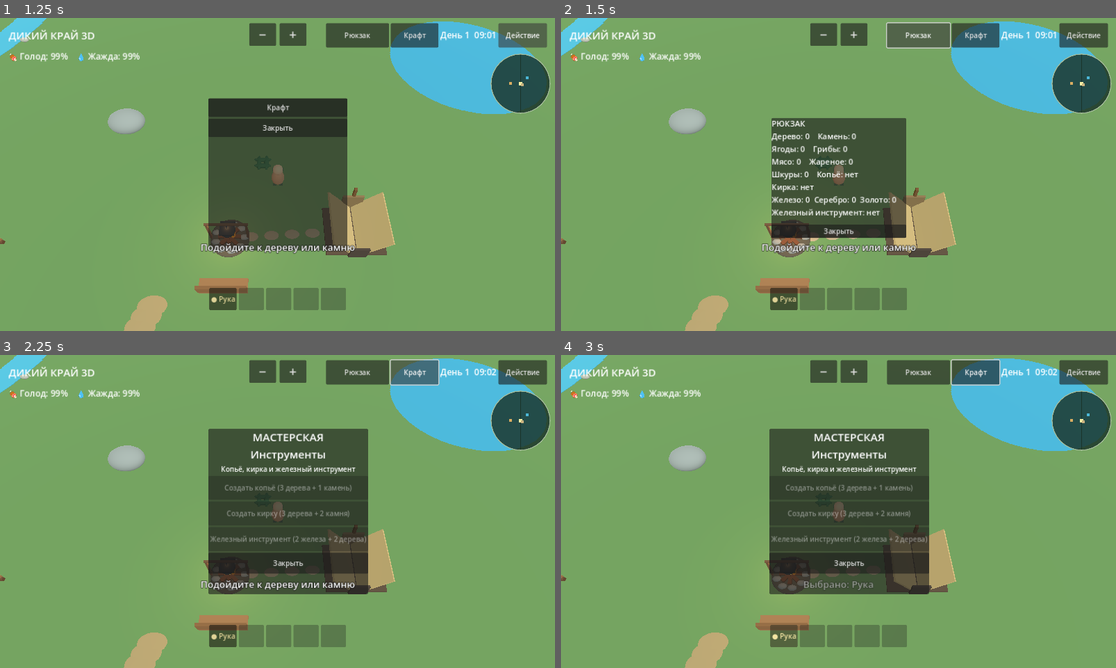
Above: before the commit, frames 1-4 (two rows, left to right).
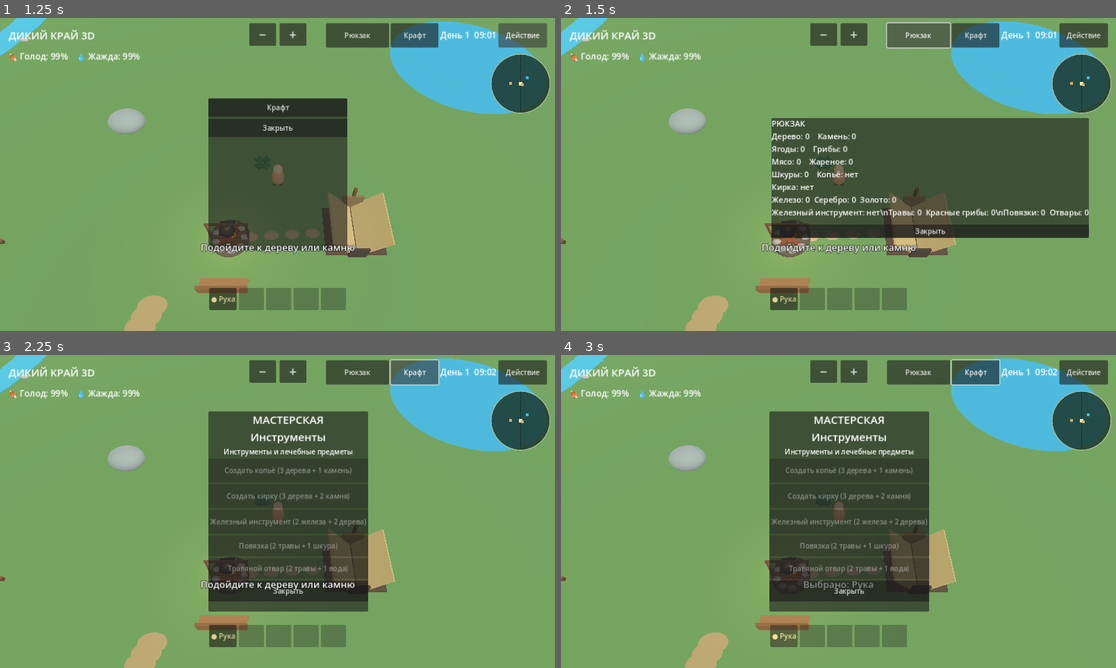
Above: after the commit, the same moments.

Repository: hjz2tz7cgv-ctrl/DikiyKrayGodot
Game: Godot game, scene res://scenes/main.tscn
Two runs of this game, one before a commit and one after it. Both use one fixed random seed, a clock stepped at 60 frames per second and the inputs below.
Inputs:
- Up to frame 1 (1.25 s): click "Действие" at 0.5 s
- Up to frame 2 (1.5 s): click "Рюкзак" at 1.25 s
- Up to frame 3 (2.25 s): click "Крафт" at 2 s
- Up to frame 4 (3 s): click "● Рука" at 2.75 s

Frame 1 is identical in both runs. In frame 2, 13% of the frame differs, in the area x 47-96%, y 32-71%; in frame 3, 6.5%; in frame 4, 6.7%.

Commit message:
Add files via upload

Diff:
--- a/scripts/main.gd
+++ b/scripts/main.gd
@@ -21,6 +21,9 @@
 const FIRE_POS := Vector2(-3.0, 4.0)
 const BENCH_POS := Vector2(-3.0, 7.1)
 const CABIN_POS := Vector2(-9.0, 31.0)
+const LOGGER_POS := Vector2(42.0, 28.0)
+var logger_searched := false
+var poison_time := 0.0
 var cabin_searched := false
 var cabin_note_found := false
 var campfire_node: Node3D
@@ -38,7 +41,7 @@
 var drops: Array[Dictionary] = []
 var animals: Array[Dictionary] = []
 var scenery: Array[Node3D] = []
-var inventory := {"wood": 0, "stone": 0, "berry": 0, "meat": 0, "hide": 0, "mushroom": 0, "cooked_meat": 0, "iron": 0, "silver": 0, "gold": 0}
+var inventory := {"wood": 0, "stone": 0, "berry": 0, "meat": 0, "hide": 0, "mushroom": 0, "cooked_meat": 0, "iron": 0, "silver": 0, "gold": 0, "herb": 0, "poison_mushroom": 0, "bandage": 0, "herbal_tea": 0}
 var hunger := 100.0
 var thirst := 100.0
 var survival_label: Label
@@ -47,6 +50,8 @@
 var has_pickaxe := false
 var has_iron_tool := false
 var iron_recipe_button: Button
+var bandage_recipe_button: Button
+var tea_recipe_button: Button
 var minimap: Control
 var minimap_dots: Array[Control] = []
 var stream_points: Array[Vector2] = []
@@ -137,6 +142,7 @@
     _create_scenery()
     _create_forest_paths()
     _create_abandoned_cabin()
+    _create_logger_camp()
     _create_animals()
     _create_ui()
     _update_lighting()
@@ -463,7 +469,7 @@
     return pos.distance_to(LAKE_CENTER) < LAKE_RADIUS + margin
 
 func _can_place(pos: Vector2, radius: float) -> bool:
-    if _is_lake(pos, radius + 0.3) or _is_stream(pos, radius + 0.3) or pos.distance_to(CABIN_POS) < radius + 7.0:
+    if _is_lake(pos, radius + 0.3) or _is_stream(pos, radius + 0.3) or pos.distance_to(CABIN_POS) < radius + 7.0 or pos.distance_to(LOGGER_POS) < radius + 9.0:
         return false
     if pos.length() < 3.3 or pos.distance_to(TENT_POS) < radius + 3.5 or pos.distance_to(FIRE_POS) < radius + 3.2 or pos.distance_to(BENCH_POS) < radius + 2.4:
         return false
@@ -541,6 +547,25 @@
         _mesh_sphere(mushroom, 0.27, Vector3(0, 0.37, 0), Color("b76b3e"), Vector3(1.0, 0.48, 1.0))
         resources.append({"kind": "mushroom", "pos": pos, "node": mushroom, "duration": 1.2, "alive": true})
 
+    # Лечебные травы и опасные красные грибы.
+    for i in range(54):
+        var pos := _random_land_pos()
+        if not _can_place(pos, 0.45):
+            continue
+        var node := Node3D.new()
+        node.position = Vector3(pos.x, 0, pos.y)
+        add_child(node)
+        var kind := "herb" if i < 35 else "poison_mushroom"
+        if kind == "herb":
+            for j in range(3):
+                _mesh_box(node, Vector3(0.06, 0.52, 0.06), Vector3(float(j - 1) * 0.16, 0.26, 0), Color("448e44"))
+                _mesh_sphere(node, 0.16, Vector3(float(j - 1) * 0.16, 0.52, 0), Color("72b75d"))
+        else:
+            _mesh_box(node, Vector3(0.13, 0.33, 0.13), Vector3(0, 0.16, 0), Color("e7d9b8"))
+            _mesh_sphere(node, 0.29, Vector3(0, 0.38, 0), Color("dc3d36"), Vector3(1.0, 0.5, 1.0))
+        resources.append({"kind": kind, "pos": pos, "node": node, "duration": 1.3, "alive": true})
+
+
 func _create_scenery() -> void:
     # Небольшие декоративные поляны и цветы, не блокирующие движение.
     for i in range(95):
@@ -623,6 +648,25 @@
         var offset: Vector2 = wall_data[0]
         var radius: float = wall_data[1]
         obstacles.append({"pos": CABIN_POS + offset, "radius": radius, "node": cabin})
+
+func _create_logger_camp() -> void:
+    # Лагерь лесорубов: только на суше, без пересечения воды.
+    if _is_lake(LOGGER_POS, 9.0) or _is_stream(LOGGER_POS, 9.0):
+        push_warning("Стоянка лесорубов слишком близко к воде")
+        return
+    var camp := Node3D.new()
+    camp.name = "LoggerCamp"
+    camp.position = Vector3(LOGGER_POS.x, 0, LOGGER_POS.y)
+    add_child(camp)
+    # Деревянный навес, опоры и ящики с припасами.
+    for x in [-2.4, 2.4]:
+        for z in [-1.8, 1.8]:
+            _mesh_box(camp, Vector3(0.32, 2.5, 0.32), Vector3(x, 1.25, z), Color("745337"))
+    _mesh_box(camp, Vector3(5.6, 0.22, 4.5), Vector3(0, 2.55, 0), Color("67533d"))
+    _mesh_box(camp, Vector3(1.2, 0.9, 1.1), Vector3(-1.2, 0.45, 0.0), Color("94714c"))
+    _mesh_box(camp, Vector3(1.0, 0.75, 0.95), Vector3(1.25, 0.38, 0.65), Color("886441"))
+    _mesh_box(camp, Vector3(0.7, 0.08, 0.55), Vector3(1.25, 0.82, 0.65), Color("b7a17a"))
+
 
 func _create_animals() -> void:
     # Зайцы, олени и кабаны мирно бродят по миру.
@@ -859,8 +903,8 @@
     craft_panel.set_anchors_preset(Control.PRESET_CENTER)
     craft_panel.offset_left = -160
     craft_panel.offset_right = 160
-    craft_panel.offset_top = -190
-    craft_panel.offset_bottom = 190
+    craft_panel.offset_top = -230
+    craft_panel.offset_bottom = 230
     craft_panel.visible = false
     var craft_col := VBoxContainer.new()
     craft_panel.add_child(craft_col)
@@ -870,7 +914,7 @@
     craft_title.add_theme_font_size_override("font_size", 25)
     craft_col.add_child(craft_title)
     var craft_description := Label.new()
-    craft_description.text = "Копьё, кирка и железный инструмент"
+    craft_description.text = "Инструменты и лечебные предметы"
     craft_description.horizontal_alignment = HORIZONTAL_ALIGNMENT_CENTER
     craft_col.add_child(craft_description)
     craft_recipe_button = Button.new()
@@ -885,6 +929,14 @@
     iron_recipe_button.custom_minimum_size.y = 55
     iron_recipe_button.pressed.connect(_craft_iron_tool)
     craft_col.add_child(iron_recipe_button)
+    bandage_recipe_button = Button.new()
+    bandage_recipe_button.custom_minimum_size.y = 48
+    bandage_recipe_button.pressed.connect(_craft_bandage)
+    craft_col.add_child(bandage_recipe_button)
+    tea_recipe_button = Button.new()
+    tea_recipe_button.custom_minimum_size.y = 48
+    tea_recipe_button.pressed.connect(_craft_tea)
+    craft_col.add_child(tea_recipe_button)
     var craft_close := Button.new()
     craft_close.text = "Закрыть"
     craft_close.custom_minimum_size.y = 48
@@ -964,6 +1016,26 @@
         var point: Vector2 = positions[i]
         minimap_dots[i].position = Vector2(69, 69) + point * 0.91 - minimap_dots[i].size * 0.5
 
+func _craft_bandage() -> void:
+    if inventory["herb"] >= 2 and inventory["hide"] >= 1:
+        inventory["herb"] -= 2
+        inventory["hide"] -= 1
+        inventory["bandage"] += 1
+        status_message = "Повязка готова! Используй через Действия"
+    else:
+        status_message = "Нужны 2 травы и 1 шкура"
+    _update_ui()
+
+func _craft_tea() -> void:
+    if inventory["herb"] >= 2 and water_portions >= 1:
+        inventory["herb"] -= 2
+        water_portions -= 1
+        inventory["herbal_tea"] += 1
+        status_message = "Травяной отвар готов! Используй через Действия"
+    else:
+        status_message = "Нужны 2 травы и 1 вода"
+    _update_ui()
+
 func _craft_iron_tool() -> void:
     if has_iron_tool:
         status_message = "Железный инструмент уже изготовлен"
@@ -1113,6 +1185,7 @@
         time_label.text = "День %d  %02d:%02d" % [day_count, hour, minute]
     bag_label.text = "РЮКЗАК\nДерево: %d    Камень: %d\nЯгоды: %d    Грибы: %d\nМясо: %d    Жареное: %d\nШкуры: %d    К …(235 unchanged characters)…
     bag_label.text += "\nЖелезо: %d  Серебро: %d  Золото: %d\nЖелезный инструмент: %s" % [inventory["iron"], inventory["silver"], inventory["gold"], "есть" if has_iron_tool else "нет"]
+    bag_label.text += "\\nТравы: %d  Красные грибы: %d\\nПовязки: %d  Отвары: %d" % [inventory["herb"], inventory["poison_mushroom"], inventory["bandage"], inventory["herbal_tea"]]
     if cabin_note_found:
         bag_label.text += "\nЗаписка из хижины: «03:17. Кто-то стоял у палатки...»"
     if quickbar != null:
@@ -1124,6 +1197,12 @@
     if iron_recipe_button != null:
         iron_recipe_button.text = "Железный инструмент готов" if has_iron_tool else "Железный инструмент (2 железа + 2 дерева)"
         iron_recipe_button.disabled = has_iron_tool or inventory["iron"] < 2 or inventory["wood"] < 2
+    if bandage_recipe_button != null:
+        bandage_recipe_button.text = "Повязка (2 травы + 1 шкура)"
+        bandage_recipe_button.disabled = inventory["herb"] < 2 or inventory["hide"] < 1
+    if tea_recipe_button != null:
+        tea_recipe_button.text = "Травяной отвар (2 травы + 1 вода)"
+        tea_recipe_button.disabled = inventory["herb"] < 2 or water_portions < 1
     if pickaxe_recipe_button != null:
         pickaxe_recipe_button.text = "Кирка уже создана" if has_pickaxe else "Создать кирку (3 дерева + 2 камня)"
         pickaxe_recipe_button.disabled = has_pickaxe or inventory["wood"] < 3 or inventory["stone"] < 2
@@ -1175,6 +1254,30 @@
             inventory["wood"] += 3
             inventory["stone"] += 2
             status_message = "Тайник: +3 дерева, +2 камня. Записка: «03:17. Кто-то стоял у палатки...»"
+    elif kind == "logger":
+        if here.distance_to(LOGGER_POS) > 5.0:
+            status_message = "Подойди к стоянке лесорубов"
+        elif logger_searched:
+            status_message = "Ящики уже осмотрены"
+        else:
+            logger_searched = true
+            inventory["wood"] += 4
+            inventory["herb"] += 2
+            status_message = "Стоянка: +4 древесины и +2 лечебные травы"
+    elif kind == "bandage" or kind == "herbal_tea":
+        if int(inventory[kind]) < 1:
+            status_message = "Сначала изготовь лечебный предмет"
+        else:
+            inventory[kind] -= 1
+            poison_time = 0.0
+            if kind == "herbal_tea":
+                thirst = minf(100.0, thirst + 25.0)
+            status_message = "Отравление снято"
+    elif kind == "poison_mushroom":
+        if int(inventory["poison_mushroom"]) > 0:
+            inventory["poison_mushroom"] -= 1
+            poison_time = 75.0
+            status_message = "Ядовитый гриб! Началось отравление"
     elif kind == "rest":
         if here.distance_to(BENCH_POS) <= 3.0 and not cooking_active:
             _sit_on_bench()
@@ -1227,8 +1330,16 @@
         _add_action_option("Съесть гриб", "mushroom")
     if int(inventory.get("cooked_meat", 0)) > 0:
         _add_action_option("Съесть жареное мясо", "cooked_meat")
+    if int(inventory["bandage"]) > 0:
+        _add_action_option("Использовать повязку", "bandage")
+    if int(inventory["herbal_tea"]) > 0:
+        _add_action_option("Выпить травяной отвар", "herbal_tea")
+    if int(inventory["poison_mushroom"]) > 0:
+        _add_action_option("Съесть красный гриб (опасно!)", "poison_mushroom")
     if water_portions > 0:
         _add_action_option("Попить воды (%d)" % water_portions, "drink")
+    if Vector2(player.position.x, player.position.z).distance_to(LOGGER_POS) <= 5.0:
+        _add_action_option("Осмотреть стоянку лесорубов", "logger")
     if Vector2(player.position.x, player.position.z).distance_to(CABIN_POS) <= 4.1:
         _add_action_option("Осмотреть заброшенную хижину", "cabin")
     if Vector2(player.position.x, player.position.z).distance_to(FIRE_POS) <= 3.5:
@@ -1284,6 +1395,9 @@
     if here.distance_to(TENT_POS) <= 2.8:
         nearby_action_kind = "tent"
         nearby_button.text = "Отдохнуть в палатке"
+    elif here.distance_to(LOGGER_POS) <= 5.0:
+        nearby_action_kind = "logger"
+        nearby_button.text = "Осмотреть стоянку лесорубов"
     elif here.distance_to(CABIN_POS) <= 4.1:
         nearby_action_kind = "cabin"
         nearby_button.text = "Осмотреть заброшенную хижину"
@@ -1324,6 +1438,10 @@
                     nearby_button.text = "Собрать ягоды"
                 elif kind == "mushroom":
                     nearby_button.text = "Собрать грибы"
+                elif kind == "herb":
+                    nearby_button.text = "Собрать лечебные травы"
+                elif kind == "poison_mushroom":
+                    nearby_button.text = "Собрать красный гриб"
     if nearby_action_kind != "":
         nearby_button.show()
 
@@ -1338,6 +1456,8 @@
             _show_sleep_panel()
         else:
             status_message = "Подойди ближе к палатке"
+    elif chosen == "logger":
+        _survival_action("logger")
     elif chosen == "cabin":
         _survival_action("cabin")
     elif chosen == "rest":
@@ -1484,7 +1604,7 @@
     for i in range(obstacles.size() - 1, -1, -1):
         if obstacles[i]["node"] == r["node"]:
             obstacles.remove_at(i)
-    var kind: String = "wood" if r["kind"] == "tree" else "s …(129 unchanged characters)… = "silver" or r["kind"] == "gold" else "berry"
+    var kind: String = "wood" if r["kind"] == "tree" else "s …(129 unchanged characters)… = "silver" or r["kind"] == "gold" else "herb" if r["kind"] == "herb" else "poison_mushroom" if r["kind"] == "poison_mushroom" else "berry"
     var drop := Node3D.new()
     drop.position = Vector3(r["pos"].x, 0.35, r["pos"].y)
     add_child(drop)
@@ -1544,6 +1664,10 @@
     return false
 
 func _physics_process(delta: float) -> void:
+    if poison_time > 0.0:
+        poison_time = maxf(0.0, poison_time - delta)
+        hunger = maxf(0.0, hunger - delta * 0.055)
+        thirst = maxf(0.0, thirst - delta * 0.075)
     if sleep_in_progress:
         _advance_sleep(delta)
         return
